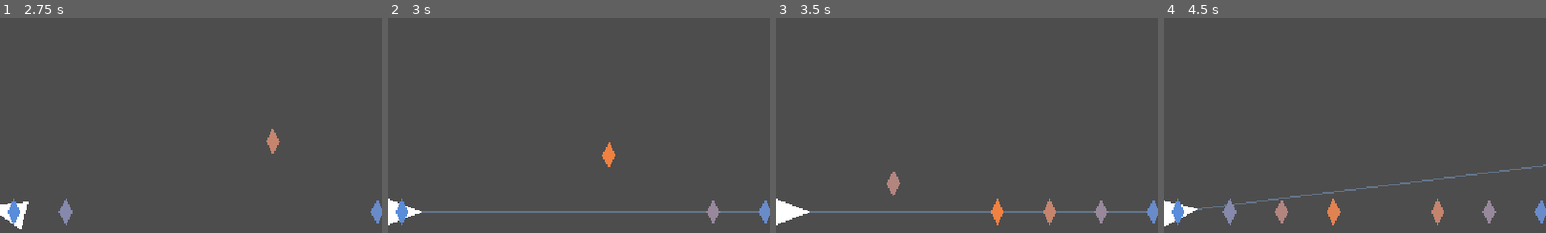
Above: before the commit, frames 1-4 (left to right).
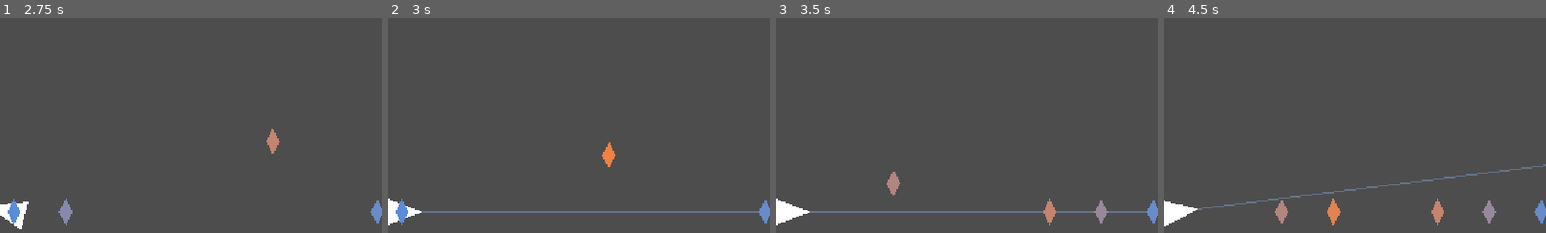
Above: after the commit, the same moments.

Repository: dreik123/MusicBullet
Game: Godot game, scene res://main.tscn
Two runs of this game, one before a commit and one after it. Both use one fixed random seed, a clock stepped at 60 frames per second and the inputs below.
Inputs (mouse positions are % of the whole screen's width and height, from its top left):
- Up to frame 1 (2.75 s): tap Enter at 0.5 s; move the mouse to (45, 70) at 0.52 s; press the mouse at (45, 70) at 0.53 s; move the mouse to (80, 65) at 1.27 s; release the mouse at (80, 65) at 1.28 s; click (80, 65) at 1.35 s; move the mouse to (20, 35) at 2.02 s; press the mouse at (20, 35) at 2.03 s
- Up to frame 2 (3 s): move the mouse to (55, 50) at 2.77 s; release the mouse at (55, 50) at 2.78 s; click (55, 50) at 2.85 s
- Up to frame 3 (3.5 s): no input
- Up to frame 4 (4.5 s): move the mouse to (35, 25) at 3.52 s; press the mouse at (35, 25) at 3.53 s; move the mouse to (72, 45) at 4.27 s; release the mouse at (72, 45) at 4.28 s; click (72, 45) at 4.35 s
The pictures show only the part of the screen within x 49-99%, y 5-55%; the shares and areas given below are measured in that part.

Frame 1 is identical in both runs. In frame 2, 0.2% of the frame differs, in the area x 83-87%, y 84-96%; in frame 3, 0.2%; in frame 4, 0.4%, in the area x 2-19%, y 84-97%.
Error before the commit: Invalid access to property or key 'pitch' on a base object of type 'Area2D (note.gd)'. (res://player.gd:71)

Commit message:
fixed error when clicks button

Diff:
--- a/main.gd
+++ b/main.gd
@@ -218,7 +218,7 @@
 				var recorded_pitches = recorded["pitches"]
 				var all_match = true
 				for pitch in chart_pitches:
-					if not recorded_pitches.contains(pitch):
+					if not recorded_pitches.has(pitch):
 						all_match = false
 						break
 				if all_match:
--- a/player.gd
+++ b/player.gd
@@ -68,8 +68,10 @@
 		handle_note_hit(collider, shot_time)
 
 func handle_note_hit(note, shot_time):
-	note_audio.pitch_scale = pow(2.0, (note.pitch - 60) / 12.0)
-	note_audio.play()
+	# Play each pitch in the note's pitches array
+	for pitch in note.pitches:
+		note_audio.pitch_scale = pow(2.0, (pitch - 60) / 12.0)
+		note_audio.play()
 
 	var timing_error = shot_time - note.time
 	var absolute_error = abs(timing_error)
@@ -77,7 +79,7 @@
 	var accuracy = max(0.0, 1.0 - absolute_error / 0.5)
 	var note_score = round(accuracy * 100)
 	var recorded_note = {
-		"pitch": note.pitch,
+		"pitches": note.pitches,
 		"time": shot_time,
 		"error": timing_error,
 		"accuracy": accuracy,
@@ -87,8 +89,8 @@
 	get_tree().current_scene.recorded_notes.append(recorded_note)
 	get_tree().current_scene.score += note_score
 
-	print("Записано нот:", get_tree().current_scene.recorded_notes)
+	#print("Записано нот:", get_tree().current_scene.recorded_notes)
 
-	print("Нота! pitch =", note.pitch, " time =", note.time)
-	print("Выстрел time =", shot_time, "Ошибка по времени =", timing_error)
+	#print("Нота! pitch =", note.pitch, " time =", note.time)
+	#print("Выстрел time =", shot_time, "Ошибка по времени =", timing_error)
 	note.queue_free()
